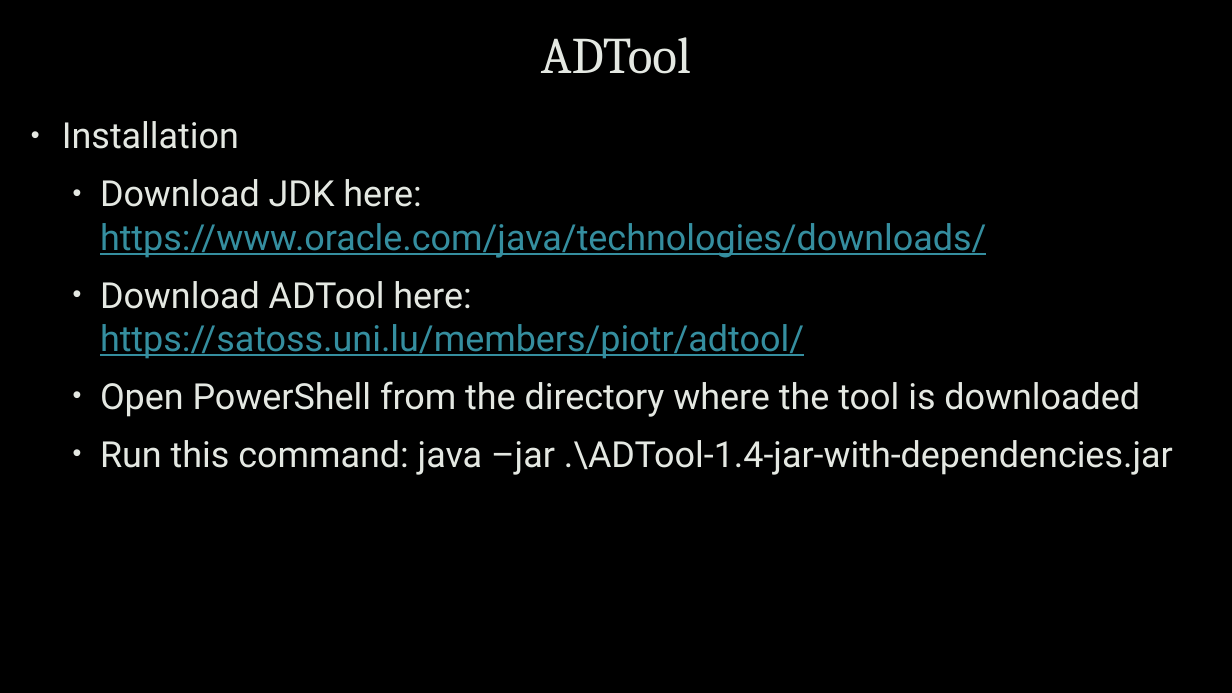
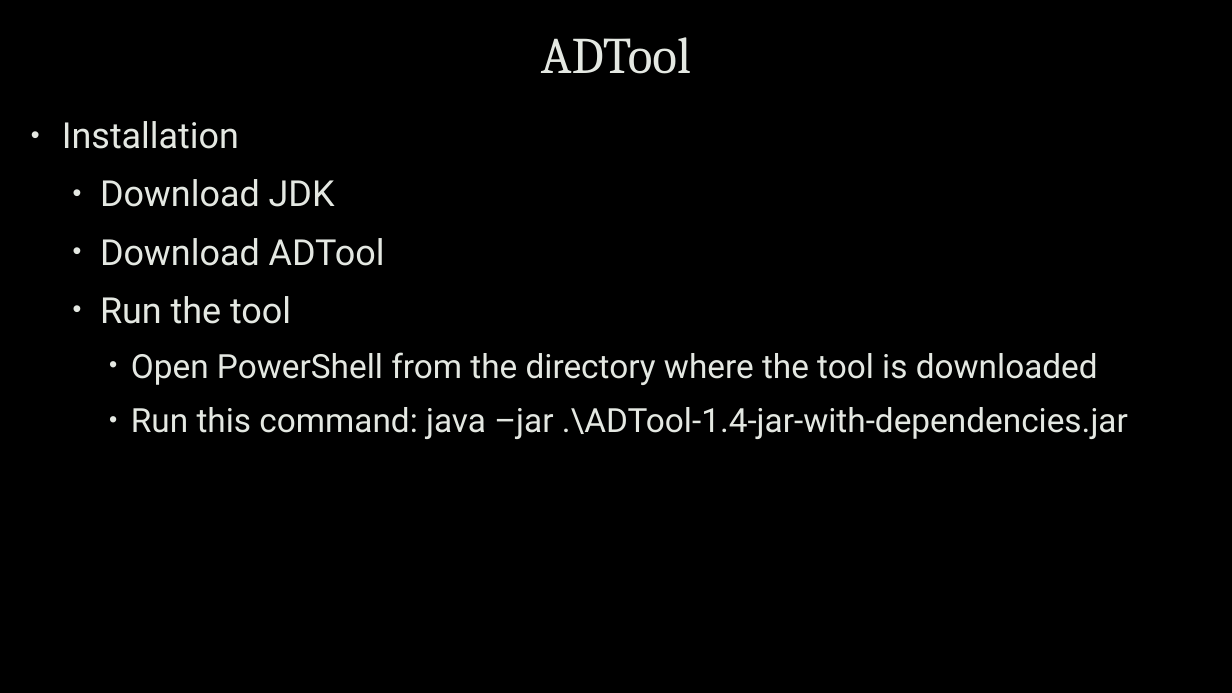
Before and after one commit to uwacyber/cits1003, a slide deck: slide 32 of cits1003-lecture_slides/CITS1003-7 Incidents-exercises.pptx (slide 31 before the commit). Drawn at 1232x693 pixels with LibreOffice and Linux fonts; fonts in the diff are those of the drawing; background and template pictures are left out. Boxes give left, top, right and bottom in pixels: in the first picture for what was removed or moved away, otherwise in the second. Text is boxed around its words. In the diff, an @@ line names an element or a change of style, - is before the commit and + after.

```diff
--- a/cits1003-lecture_slides/CITS1003-7 Incidents-exercises.pptx
+++ b/cits1003-lecture_slides/CITS1003-7 Incidents-exercises.pptx
@@ text at <box>100,179,385,324</box>: text changed; text colour #358E9F to #E4E8E2 @@
-  • Download JDK here: https://www.oracle.com/java/technologies/downloads/
-  • Download ADTool here: https://satoss.uni.lu/members/piotr/adtool/
+  • Download JDK
+  • Download ADTool
+  • Run the tool
@@ text at <box>131,352,1128,439</box>: size 28 to 26 pt in "Open PowerShell from the directory where the ...", "Run this command: java –jar .\ADTool-1.4-jar-with-dependenci ..."; list level 2 to 3 in "Open PowerShell from the directory ..."; list level 2 to 3 in "Run this command: java –jar ..." @@
```
Also in this commit, not shown: 16 other slides changed, 10 slides added, 12 slides removed.
